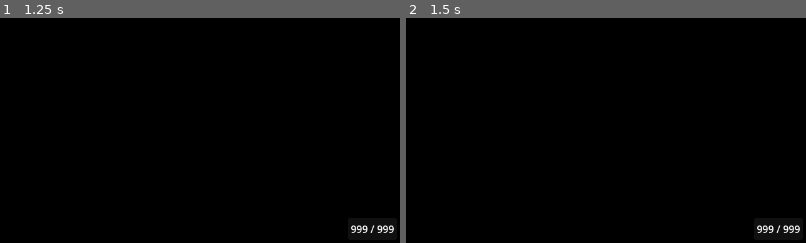
Above: before the commit, frames 1-2 (left to right).
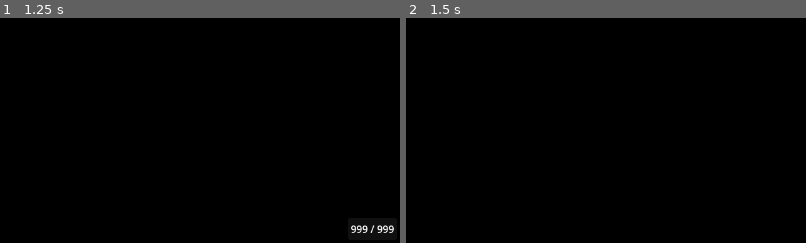
Above: after the commit, the same moments.

Repository: Jareth329/ImageViewer
Game: Godot game, scene res://scenes/main.tscn
Same seed, same stepped clock (60 frames per second), same inputs: the game is played once before the commit and once after it.
Inputs (mouse positions are % of the whole screen's width and height, from its top left):
- Up to frame 1 (1.25 s): tap Enter at 0.5 s; hold Right from 0.53 s (still down); tap R at 0.6 s; click (50, 50) at 0.67 s
- Up to frame 2 (1.5 s): tap Space at 1.25 s; move the mouse to (30, 55) at 1.27 s; release Right at 1.28 s; hold Left from 1.28 s (still down); tap H at 1.35 s
The pictures show only the part of the screen within x 50-100%, y 50-100%; the shares and areas given below are measured in that part.

Frame 1 is identical in both runs. In frame 2, 0.3% of the frame differs, in the area x 87-99%, y 92-96%.
Error before the commit: Invalid access to property or key 'update_visibility_ui' on a base object of type 'Node (signals.gd)'. (res://scripts/counter.gd:7)
Error after the commit: Out of bounds get index '0' (on base: 'Array') (res://scripts/display_image.gd:106)

Commit message:
add fullscreen and maximized options
- F11 fullscreen
- F10 maximized

Diff:
--- a/scripts/main.gd
+++ b/scripts/main.gd
@@ -11,6 +11,31 @@
 			_update_titlebar_visibility()
 		elif event.keycode == KEY_F8 or event.keycode == KEY_ESCAPE:
 			get_tree().quit()
+		elif event.keycode == KEY_F11:
+			_set_window_mode(Window.MODE_FULLSCREEN)
+		elif event.keycode == KEY_F10:
+			_set_window_mode(Window.MODE_MAXIMIZED)
+
 func _update_titlebar_visibility() -> void:
 	get_tree().root.borderless = not borderless
 	borderless = not borderless
+
+func _set_window_mode(mode:int) -> void:
+	var curr_mode:int = get_tree().root.mode
+	# set actual mode to Windowed to prevent screen bugs
+	if curr_mode != Window.MODE_WINDOWED:
+		get_tree().root.mode = Window.MODE_WINDOWED
+	if mode == Window.MODE_MAXIMIZED:
+		# if windowed or fullscreen; set to maximized
+		if curr_mode != Window.MODE_MAXIMIZED:
+			get_tree().root.mode = Window.MODE_MAXIMIZED
+		else:
+			# does not unmaximize by default; fix by setting to fullscreen first
+			get_tree().root.mode = Window.MODE_FULLSCREEN
+			get_tree().root.mode = Window.MODE_WINDOWED
+	elif mode == Window.MODE_FULLSCREEN:
+		# if maximized or windowed; set to fullscreen
+		if curr_mode != Window.MODE_FULLSCREEN:
+			get_tree().root.mode = Window.MODE_FULLSCREEN
+		else:
+			get_tree().root.mode = Window.MODE_WINDOWED
--- a/scripts/signals.gd
+++ b/scripts/signals.gd
@@ -1,4 +1,5 @@
 extends Node
 
 signal update_counter(value, max_value)
+signal update_visibility_ui
 signal update_visibility_titlebar
